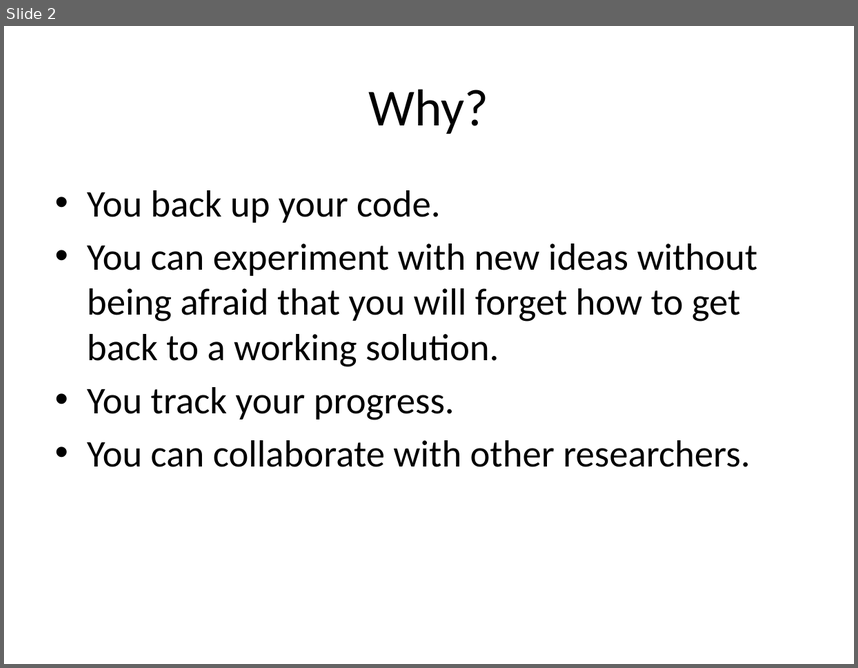
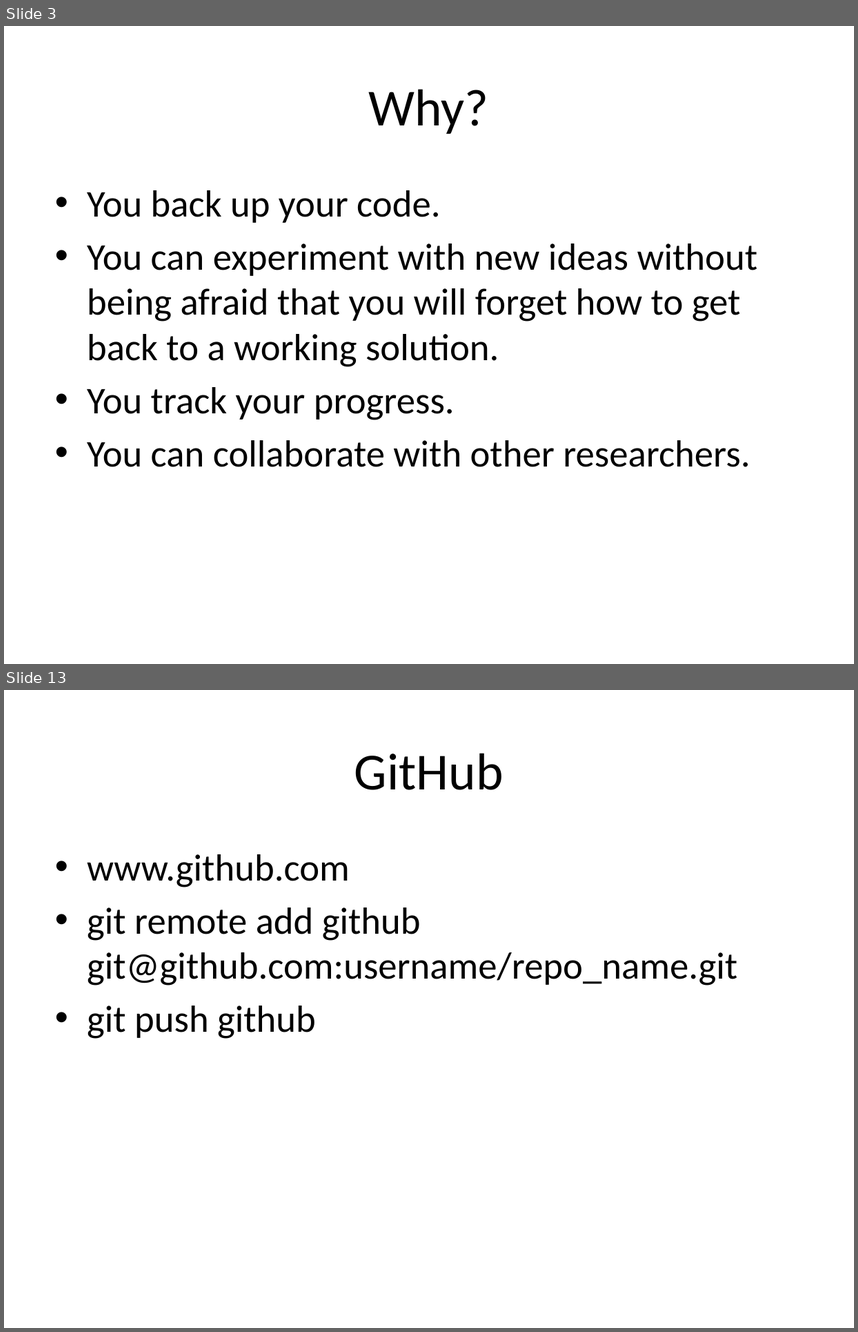
Before and after one commit to mikehulluk/IntroductionToResearchComputing, a slide deck: Wk5/Source Code Version Control Using Git.pptx. Shown one above the other, each under a label of ours: slide 2 before the commit, slides 3 and 13 after it; the slides between them are not shown. The pictures are 858x668 and 858x1332 pixels, drawn with LibreOffice and Linux fonts; fonts in the diff are those of the drawing. Boxes give left, top, right and bottom in pixels: in the first picture for what was removed or moved away, otherwise in the second. Text is boxed around its words. In the diff, an @@ line names an element or a change of style, - is before the commit and + after.

```diff
--- a/Wk5/Source Code Version Control Using Git.pptx
+++ b/Wk5/Source Code Version Control Using Git.pptx
@@ slide 13 added at (x1=4, y1=690, x2=854, y2=1328), background #FFFFFF @@
@@ title added at (x1=355, y1=753, x2=504, y2=790), 44 pt, text #000000 @@
+GitHub
@@ text added at (x1=87, y1=854, x2=737, y2=1038), 32 pt, text #000000 @@
+• www.github.com
+• git remote add github git@github.com:username/repo_name.git
+• git push github
@@ what was slide 2 is now slide 3 @@
```
Also in this commit, not shown: 6 slides changed, 8 other slides added, 1 slide removed.
